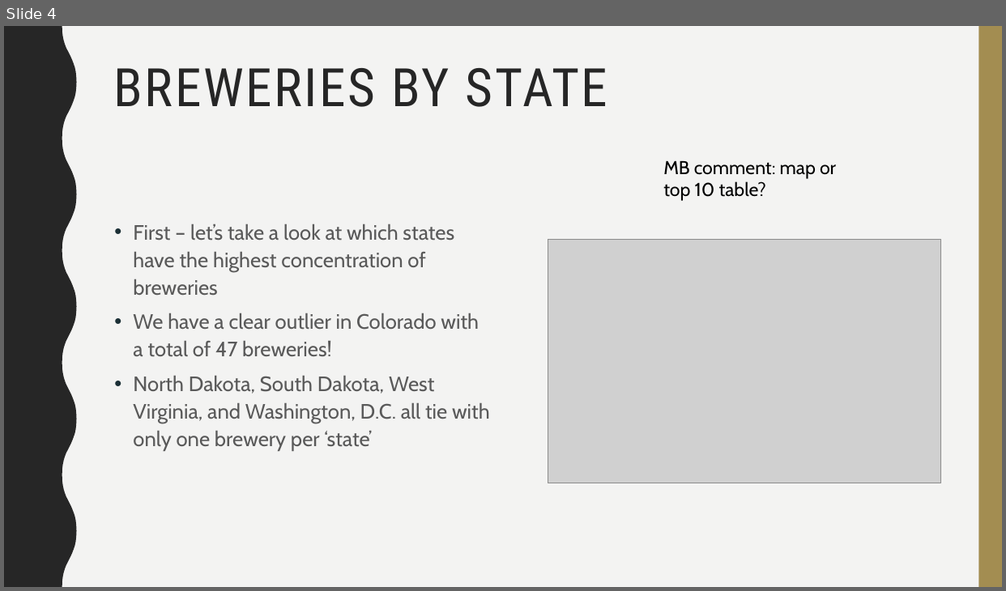
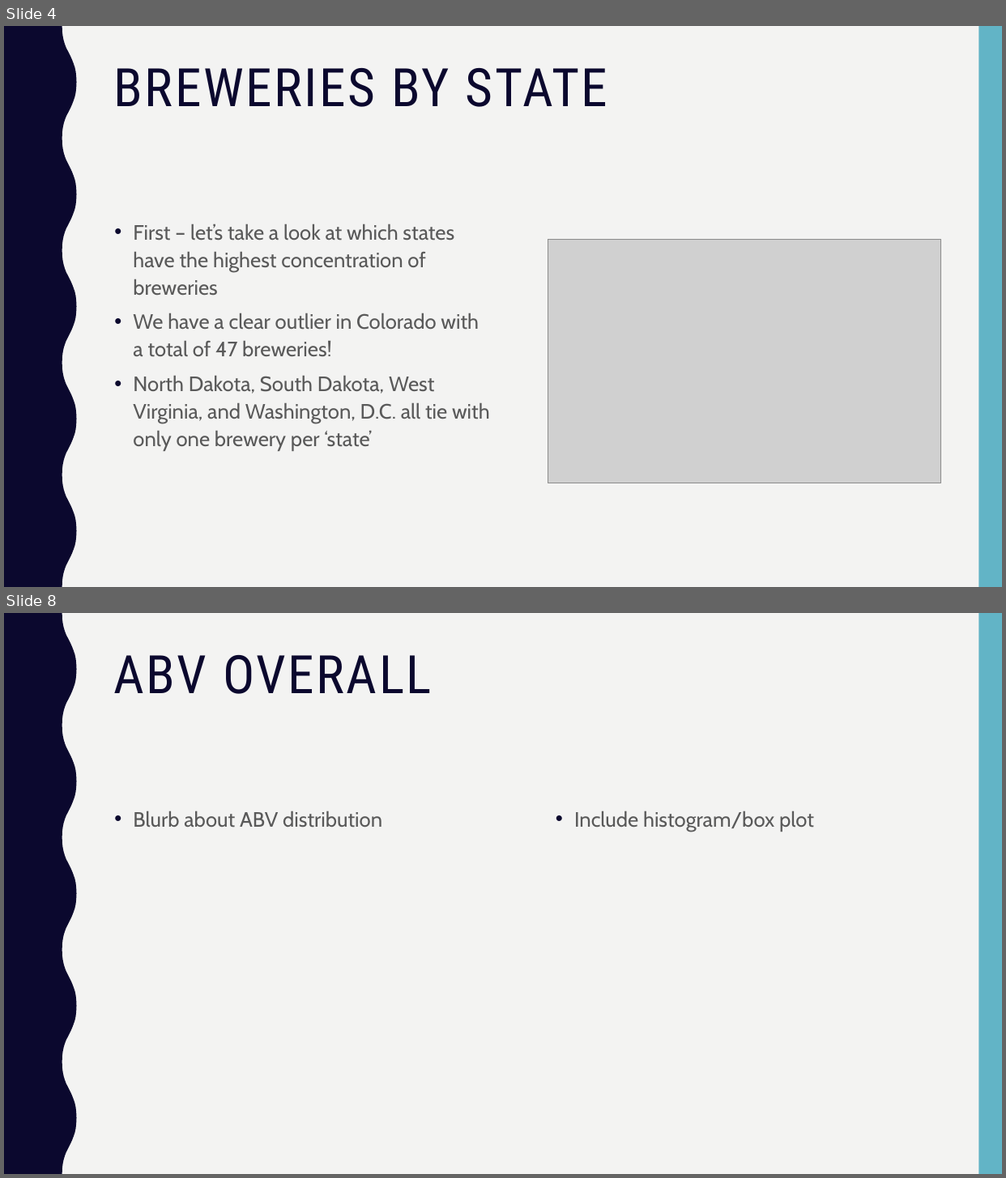
Before and after one commit to mattfarrow1/6306-project-1, a slide deck: docs/Matt_Farrow_Megan_Ball_DS6306_EDA.pptx. Shown one above the other, each under a label of ours: slide 4 before the commit, slides 4 and 8 after it; the slides between them are not shown. The pictures are 1006x591 and 1006x1178 pixels, drawn with LibreOffice and Linux fonts; fonts in the diff are those of the drawing; grey boxes stand for pictures. Boxes give left, top, right and bottom in pixels: in the first picture for what was removed or moved away, otherwise in the second. Text is boxed around its words. In the diff, an @@ line names an element or a change of style, - is before the commit and + after.

```diff
--- a/docs/Matt_Farrow_Megan_Ball_DS6306_EDA.pptx
+++ b/docs/Matt_Farrow_Megan_Ball_DS6306_EDA.pptx
@@ slide 8 added at (x1=4, y1=613, x2=1002, y2=1174), background #F3F3F2; not listed: 2 template elements that a slide beside it also shows @@
@@ title added at (x1=114, y1=655, x2=432, y2=694), 51 pt, text #0B082E @@
+ABV OVERALL
@@ text added at (x1=133, y1=811, x2=382, y2=828), 20 pt, text #595959 @@
+• Blurb about ABV distribution
@@ text added at (x1=574, y1=811, x2=814, y2=832), 20 pt, text #595959 @@
+• Include histogram/box plot
@@ slide 4 changed as well @@
@@ freeform shape at (x1=4, y1=26, x2=77, y2=587): fill #262626 to #0B082E @@
@@ rectangle at (x1=978, y1=26, x2=1002, y2=587): fill #A38D51 to #62B4C6 @@
@@ title "BREWERIES BY STATE" at (x1=114, y1=68, x2=608, y2=107): text colour #262626 to #0B082E @@
@@ text removed at (x1=663, y1=161, x2=836, y2=201) @@
-MB comment: map or top 10 table?
@@ text "First – let’s take a ..." at (x1=133, y1=224, x2=490, y2=451): bullet colour #1B2F36 to #0B082E @@
```
Also in this commit, not shown: 4 other slides changed, 2 other slides added, 2 slides removed.
